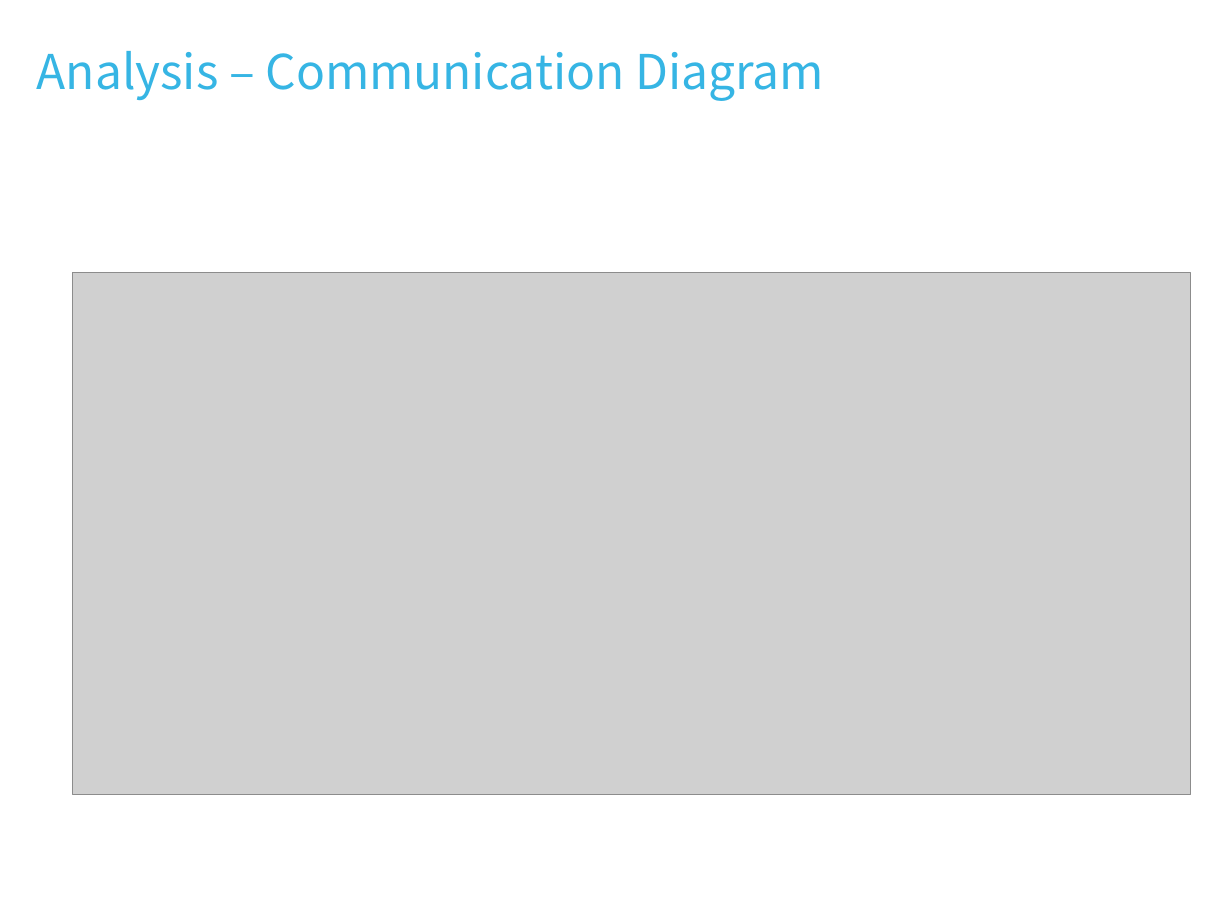
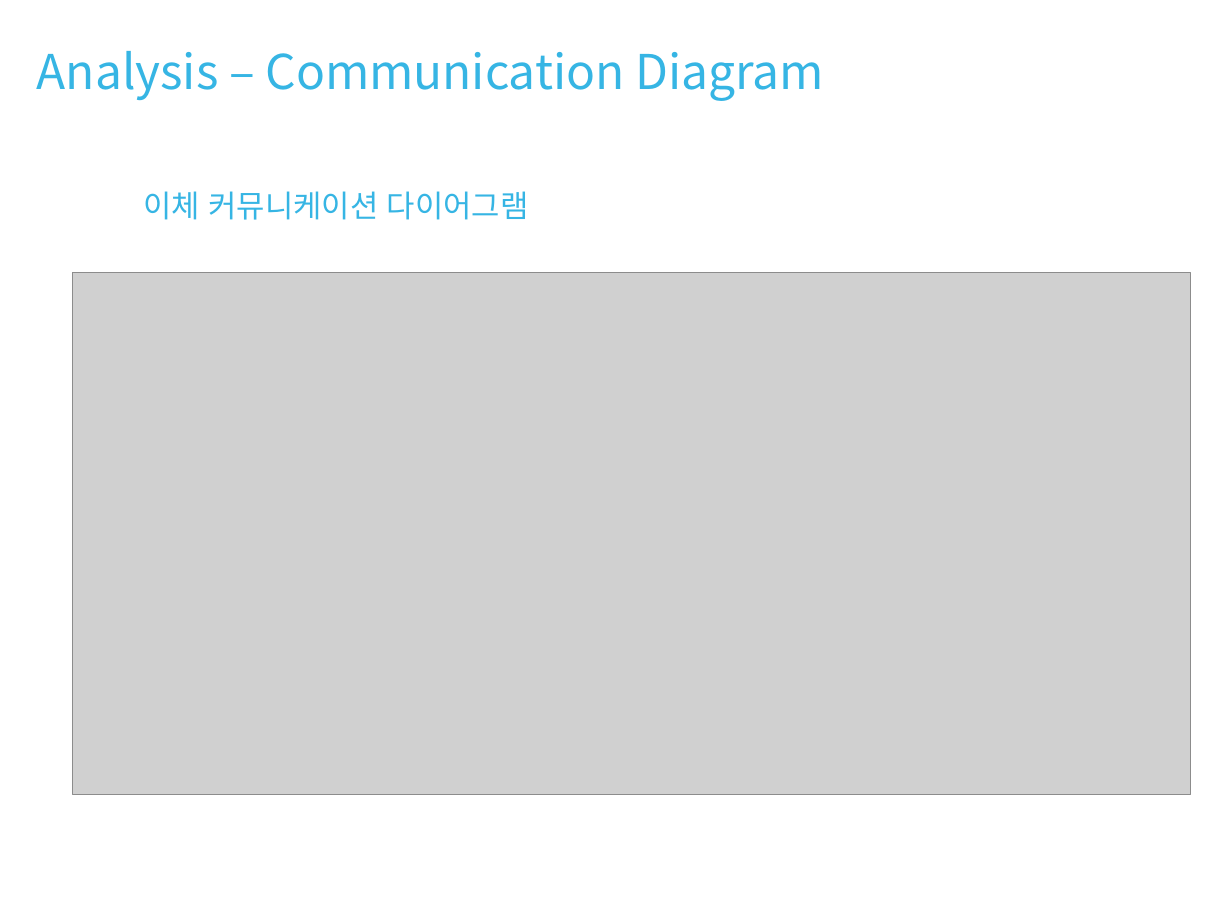
Before and after one commit to DavidKwon/ATMWith3tierArchitecture, a slide deck: slide 13 of ATM.pptx. Drawn at 1232x924 pixels with LibreOffice and Linux fonts; fonts in the diff are those of the drawing; grey boxes stand for pictures. Boxes give left, top, right and bottom in pixels: in the first picture for what was removed or moved away, otherwise in the second. Text is boxed around its words. In the diff, an @@ line names an element or a change of style, - is before the commit and + after.

```diff
--- a/ATM.pptx
+++ b/ATM.pptx
@@ text added at [143, 191, 529, 220], 18 pt, text #36B5E4 @@
+이체 커뮤니케이션 다이어그램
```
Also in this commit, not shown: 6 other slides changed, 7 slides added.
